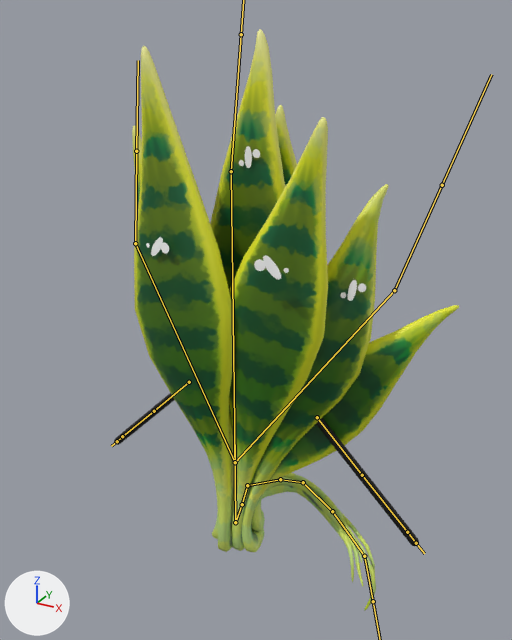
Before and after pictures for a commit that changed the FBX model Assets/_Assets/Serpi/Serpi.fbx.
The view is the same before and after, from a 50 mm camera at (0.806, -1.443, 1.374) aimed at (0.024, -0.02, 0.663). Arrows for +X, +Y and +Z are at lower left; the lights stay in place. The bones that bend it are drawn over the model as lines.

The first picture shows 'serpi_body', 'serpi_eyeL', 'serpi_eyeM', 'serpi_face'.
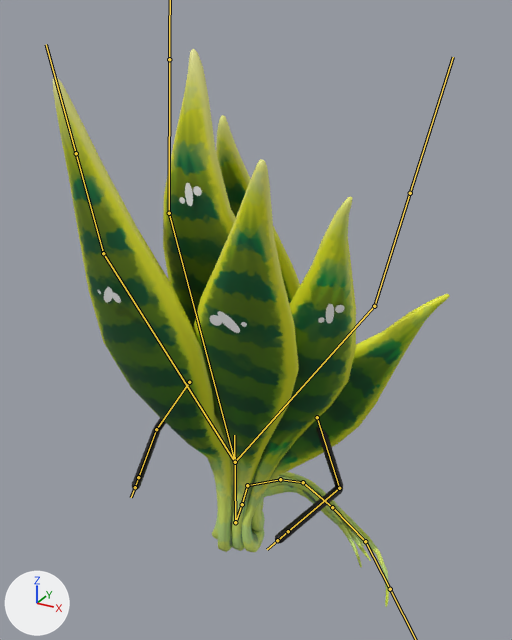
The newer file adds an action. The first version stands in its rest pose; the second is drawn at frame 2 of the action 'Rig Serpi|Silla_Extra_DineroAction'.

Boxes (x1, y1, x2, y2) around the edits, measured in the pictures (512 x 640 px):
'serpi_body', posed (15% wider)
    before: (114, 29, 459, 611)
    after: (53, 49, 450, 607)
'serpi_face', posed
    before: (146, 237, 289, 280)
    after: (97, 287, 247, 333)
'serpi_eyeM', posed (9% wider)
    before: (239, 146, 260, 168)
    after: (179, 183, 202, 206)
'serpi_eyeL', posed
    before: (340, 280, 366, 301)
    after: (318, 304, 345, 323)
bone 'Face.M', root to tip
    before: (235, 462) to (231, 171)
    after: (235, 462) to (169, 213)
bone 'Face.M.001', root to tip
    before: (231, 171) to (241, 34)
    after: (169, 213) to (169, 59)
bone 'Face.L', root to tip
    before: (235, 462) to (394, 290)
    after: (235, 462) to (374, 306)
bone 'Face.L.001.L', root to tip
    before: (394, 290) to (442, 185)
    after: (374, 306) to (410, 193)
bone 'Face.R', root to tip
    before: (235, 462) to (135, 243)
    after: (235, 462) to (103, 253)
bone 'Face.L.001.R', root to tip
    before: (135, 243) to (136, 151)
    after: (103, 253) to (76, 153)
bone 'Arm.L', root to tip
    before: (317, 417) to (362, 475)
    after: (317, 417) to (339, 488)
bone 'Forearm.L', root to tip
    before: (362, 475) to (407, 532)
    after: (339, 488) to (288, 531)
bone 'Arm.R', root to tip
    before: (189, 382) to (154, 411)
    after: (189, 382) to (156, 429)
bone 'Forearm.R', root to tip
    before: (154, 411) to (122, 436)
    after: (156, 429) to (138, 477)
bone 'Tail.004', root to tip
    before: (303, 482) to (332, 511)
    after: (303, 482) to (332, 507)
bone 'Tail.005', root to tip
    before: (332, 511) to (364, 556)
    after: (332, 507) to (365, 541)
bone 'Tail.006', root to tip
    before: (364, 556) to (373, 601)
    after: (365, 541) to (390, 589)

The change, as a list of edits to the scene's bpy script:
```text
Change bone_face_m:
    where bone_face_m = bpy.data.objects['Rig Serpi'].pose.bones['Face.M']  # child of 'Spine'
    bone_face_m.rotation_quaternion: (1.0, 0.0, 0.0, 0.0) -> (0.987, 0.16, 0.0, 0.0)  # degrees (0, 0, 0) -> degrees (18, 0, 0)
Change bone_face_m_001:
    where bone_face_m_001 = bpy.data.objects['Rig Serpi'].pose.bones['Face.M.001']  # child of 'Face.M'
    bone_face_m_001.rotation_quaternion: (1.0, 0.0, 0.0, 0.0) -> (0.994, -0.107, 0.003, -0.006)  # degrees (0, 0, 0) -> degrees (-12, 0, -1)
Change bone_face_l:
    where bone_face_l = bpy.data.objects['Rig Serpi'].pose.bones['Face.L']  # child of 'Spine'
    bone_face_l.rotation_quaternion: (1.0, 0.0, 0.0, 0.0) -> (0.992, 0.103, 0.071, 0.015)  # degrees (0, 0, 0) -> degrees (12, 8, 3)
Change bone_face_l_001_l:
    where bone_face_l_001_l = bpy.data.objects['Rig Serpi'].pose.bones['Face.L.001.L']  # child of 'Face.L'
    bone_face_l_001_l.rotation_quaternion: (1.0, 0.0, 0.0, 0.0) -> (0.995, 0.092, 0.021, 0.026)  # degrees (0, 0, 0) -> degrees (11, 2, 3)
Change bone_face_r:
    where bone_face_r = bpy.data.objects['Rig Serpi'].pose.bones['Face.R']  # child of 'Spine'
    bone_face_r.rotation_quaternion: (1.0, 0.0, 0.0, 0.0) -> (0.992, 0.103, -0.071, -0.015)  # degrees (0, 0, 0) -> degrees (12, -8, -3)
Change bone_face_l_001_r:
    where bone_face_l_001_r = bpy.data.objects['Rig Serpi'].pose.bones['Face.L.001.R']  # child of 'Face.R'
    bone_face_l_001_r.rotation_quaternion: (1.0, 0.0, 0.0, 0.0) -> (0.995, 0.092, -0.021, -0.026)  # degrees (0, 0, 0) -> degrees (11, -2, -3)
Change bone_arm_l:
    where bone_arm_l = bpy.data.objects['Rig Serpi'].pose.bones['Arm.L']  # child of 'Spine'
    bone_arm_l.rotation_quaternion: (1.0, 0.0, 0.0, 0.0) -> (0.831, 0.151, 0.526, -0.098)  # degrees (0, 0, 0) -> degrees (20, 65, 0)
Change bone_forearm_l:
    where bone_forearm_l = bpy.data.objects['Rig Serpi'].pose.bones['Forearm.L']  # child of 'Arm.L'
    bone_forearm_l.rotation_quaternion: (1.0, 0.0, 0.0, 0.0) -> (0.698, 0.612, -0.367, -0.056)  # degrees (0, 0, 0) -> degrees (91, -26, -36)
Change bone_arm_r:
    where bone_arm_r = bpy.data.objects['Rig Serpi'].pose.bones['Arm.R']  # child of 'Spine'
    bone_arm_r.rotation_quaternion: (1.0, 0.0, 0.0, 0.0) -> (0.831, 0.151, -0.526, 0.098)  # degrees (0, 0, 0) -> degrees (20, -65, 0)
Change bone_forearm_r:
    where bone_forearm_r = bpy.data.objects['Rig Serpi'].pose.bones['Forearm.R']  # child of 'Arm.R'
    bone_forearm_r.rotation_quaternion: (1.0, 0.0, 0.0, 0.0) -> (0.698, 0.612, 0.367, 0.056)  # degrees (0, 0, 0) -> degrees (91, 26, 36)
Change bone_tail_003:
    where bone_tail_003 = bpy.data.objects['Rig Serpi'].pose.bones['Tail.003']  # child of 'Tail.002'
    bone_tail_003.rotation_quaternion: (1.0, 0.0, 0.0, 0.0) -> (1.0, 0.005, -0.022, -0.004)  # degrees (0, 0, 0) -> degrees (1, -3, 0)
Change bone_tail_004:
    where bone_tail_004 = bpy.data.objects['Rig Serpi'].pose.bones['Tail.004']  # child of 'Tail.003'
    bone_tail_004.rotation_quaternion: (1.0, 0.0, 0.0, 0.0) -> (1.0, 0.026, 0.015, 0.003)  # degrees (0, 0, 0) -> degrees (3, 2, 0)
Change bone_tail_005:
    where bone_tail_005 = bpy.data.objects['Rig Serpi'].pose.bones['Tail.005']  # child of 'Tail.004'
    bone_tail_005.rotation_quaternion: (1.0, 0.0, 0.0, 0.0) -> (0.997, 0.063, 0.048, 0.009)  # degrees (0, 0, 0) -> degrees (7, 5, 1)
Change bone_tail_006:
    where bone_tail_006 = bpy.data.objects['Rig Serpi'].pose.bones['Tail.006']  # child of 'Tail.005'
    bone_tail_006.rotation_quaternion: (1.0, 0.0, 0.0, 0.0) -> (0.964, 0.228, -0.126, -0.059)  # degrees (0, 0, 0) -> degrees (28, -12, -10)
```
